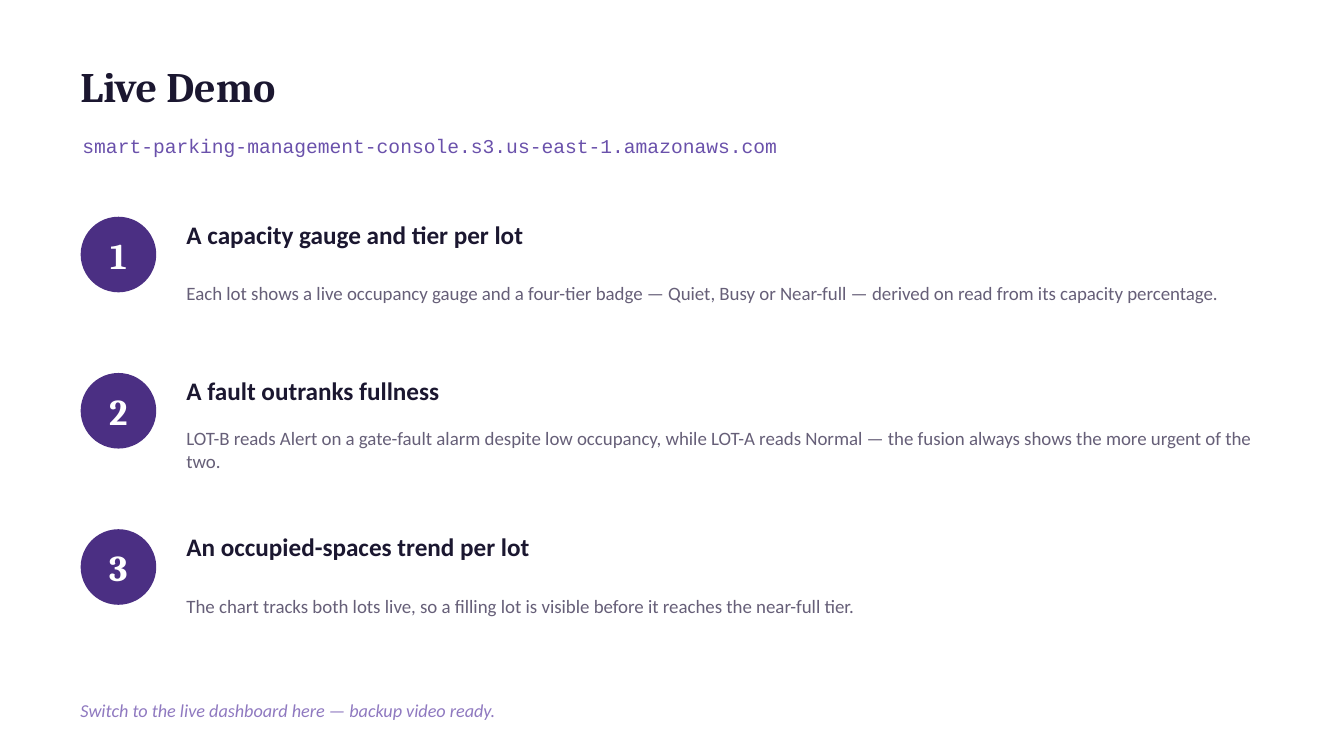
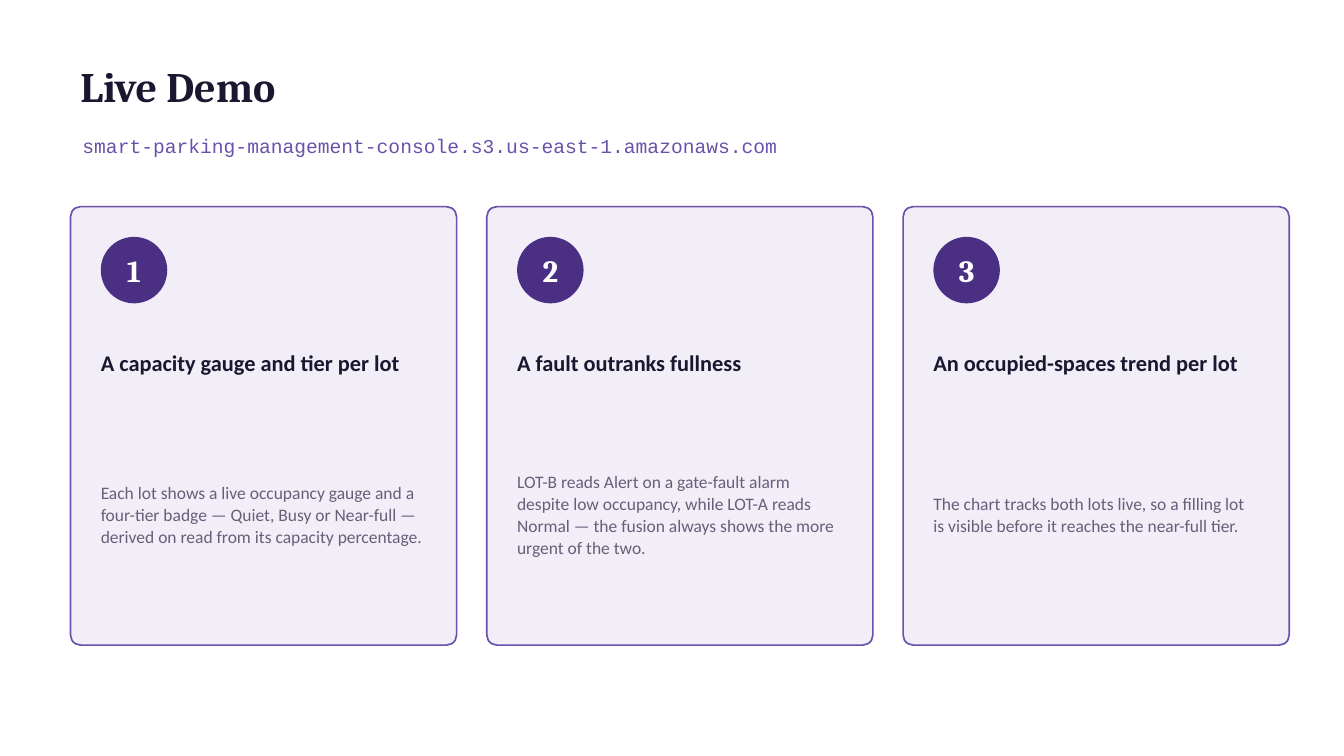
Before and after one commit to valletivarish/FEC_version_2, a slide deck: slide 3 of ppt/Pooja_X25120921_smart-parking-management.pptx. Drawn at 1344x756 pixels with LibreOffice and Linux fonts; fonts in the diff are those of the drawing. Boxes give left, top, right and bottom in pixels: in the first picture for what was removed or moved away, otherwise in the second. Text is boxed around its words. In the diff, an @@ line names an element or a change of style, - is before the commit and + after.

```diff
--- a/ppt/Pooja_X25120921_smart-parking-management.pptx
+++ b/ppt/Pooja_X25120921_smart-parking-management.pptx
@@ rounded rectangle added at (x1=71, y1=207, x2=457, y2=645), fill #F1EEF8, outline #6A51AB 1.2 pt @@
@@ rounded rectangle added at (x1=487, y1=207, x2=873, y2=645), fill #F1EEF8, outline #6A51AB 1.2 pt @@
@@ rounded rectangle added at (x1=903, y1=207, x2=1290, y2=645), fill #F1EEF8, outline #6A51AB 1.2 pt @@
@@ text "1" moved from (x1=110, y1=244, x2=127, y2=269) to (x1=127, y1=261, x2=141, y2=282) @@
@@ ellipse resized from (x1=81, y1=217, x2=156, y2=292) to (x1=101, y1=237, x2=167, y2=303) @@
@@ text "2" moved from (x1=109, y1=400, x2=127, y2=425) to (x1=543, y1=261, x2=559, y2=282) @@
@@ ellipse resized from (x1=81, y1=373, x2=156, y2=449) to (x1=517, y1=237, x2=584, y2=303) @@
@@ size 26 to 22 pt in 3 elements at (x1=127, y1=261, x2=141, y2=282), (x1=543, y1=261, x2=559, y2=282), (x1=959, y1=261, x2=975, y2=283) @@
@@ text "3" moved from (x1=109, y1=556, x2=127, y2=582) to (x1=959, y1=261, x2=975, y2=283) @@
@@ ellipse resized from (x1=81, y1=529, x2=156, y2=605) to (x1=934, y1=237, x2=1000, y2=303) @@
@@ text "A capacity gauge and tier ..." moved from (x1=186, y1=226, x2=523, y2=249) to (x1=101, y1=355, x2=399, y2=375) @@
@@ text "A fault outranks fullness" moved from (x1=186, y1=382, x2=439, y2=400) to (x1=517, y1=355, x2=741, y2=371) @@
@@ size 18 to 16 pt in 3 elements at (x1=517, y1=355, x2=741, y2=371), (x1=101, y1=355, x2=399, y2=375), (x1=933, y1=355, x2=1237, y2=375) @@
@@ text "An occupied-spaces trend per lot" moved from (x1=186, y1=538, x2=529, y2=560) to (x1=933, y1=355, x2=1237, y2=375) @@
@@ size 13.5 to 12.5 pt; line spacing 1 to 1.06 in 3 elements at (x1=517, y1=476, x2=834, y2=557), (x1=933, y1=498, x2=1244, y2=532), (x1=101, y1=487, x2=422, y2=546) @@
@@ text "Each lot shows a live ..." moved from (x1=186, y1=287, x2=1217, y2=303) to (x1=101, y1=487, x2=422, y2=546) @@
@@ text "LOT-B reads Alert on a ..." moved from (x1=186, y1=432, x2=1251, y2=468) to (x1=517, y1=476, x2=834, y2=557) @@
@@ text "The chart tracks both lots ..." moved from (x1=186, y1=600, x2=854, y2=616) to (x1=933, y1=498, x2=1244, y2=532) @@
@@ text removed at (x1=80, y1=704, x2=495, y2=720) @@
-Switch to the live dashboard here — backup video ready.
```
Also in this commit, not shown: 1 other slide changed, 25 other files.
